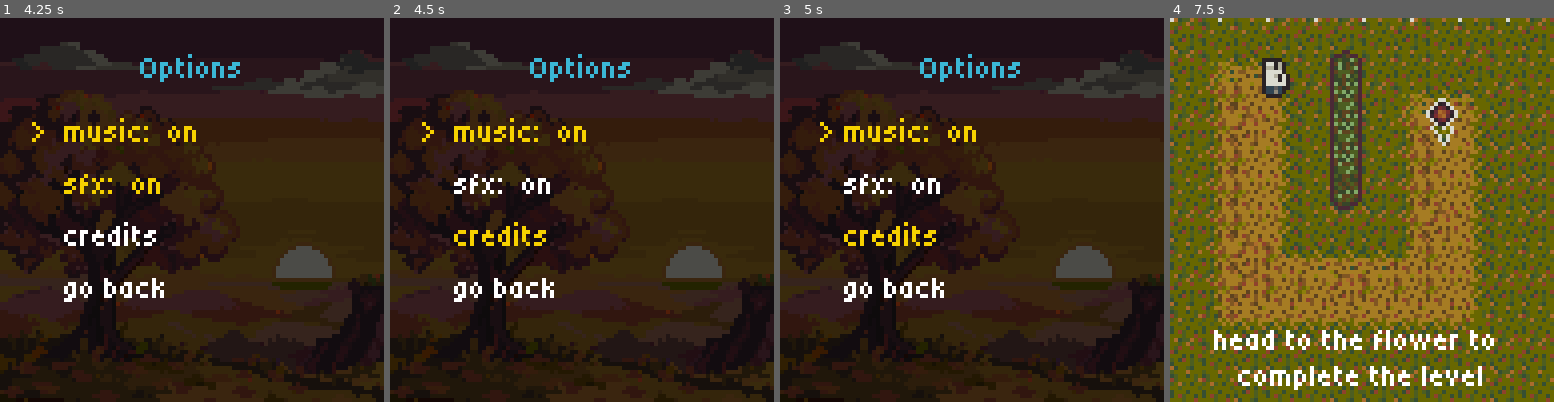
Above: before the commit, frames 1-4 (left to right).
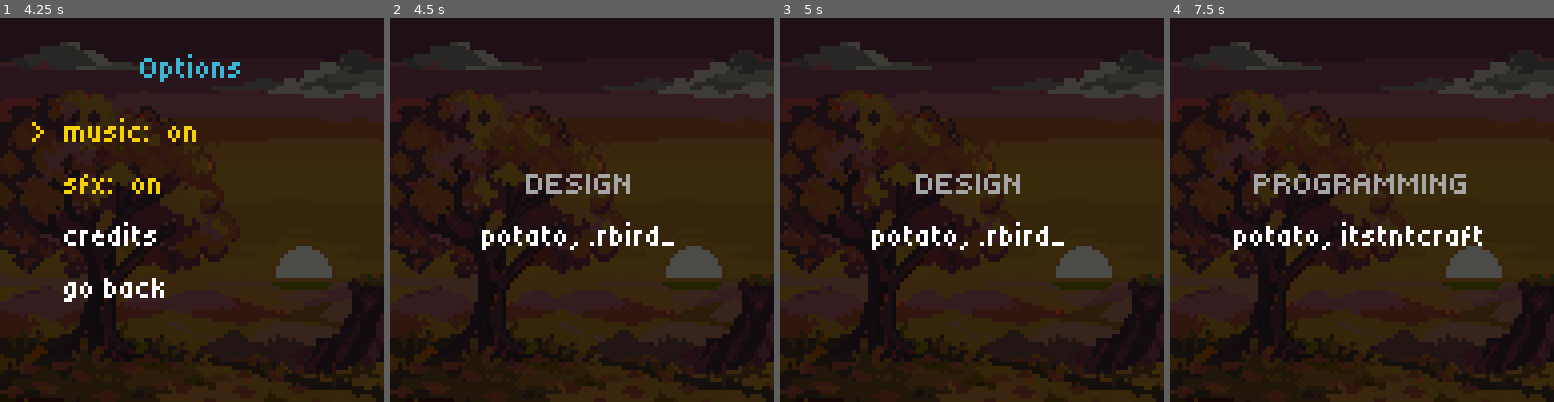
Above: after the commit, the same moments.

Repository: Someone68/cozyfall
Game: Godot game, scene res://scenes/main_menu.tscn
Same seed, same stepped clock (60 frames per second), same inputs: the game is played once before the commit and once after it.
Inputs (mouse positions are in pixels of both pictures, inside the frame that each line leads up to):
- Up to frame 1 (4.25 s): click "options" at 0.5 s; click "> music: on" at 1.25 s; click "> music: off" at 2 s; click "sfx: on" at 2.75 s; click "sfx: off" at 3.5 s
- Up to frame 2 (4.5 s): click "credits" at 4.25 s
- Up to frame 3 (5 s): no input
- Up to frame 4 (7.5 s): click (1331, 133) at 5 s, where only the run before the commit has a clickable "> music: on"; click (1362, 286) at 5.75 s, where only the run before the commit has a clickable "go back"; click (1300, 233) at 6.5 s, where only the run before the commit has a clickable "> new game"; tap Enter (ui_accept) at 7.25 s; hold Right (ui_right) from 7.28 s (still down); hold Enter (ui_accept) from 7.28 s (still down)

Frame 1 is identical in both runs. In frame 2, 3.9% of the frame differs, in the area x 8-74%, y 9-74%; in frame 3, 3.9%; in frame 4, 99%, in the area x 0-100%, y 0-100%.

Commit message:
credits screen and fixes

Diff:
--- /dev/null
+++ b/default_bus_layout.tres
@@ -0,0 +1,9 @@
+[gd_resource type="AudioBusLayout" format=3]
+
+[resource]
+bus/1/name = &"SFX"
+bus/1/solo = false
+bus/1/mute = false
+bus/1/bypass_fx = false
+bus/1/volume_db = 0.0
+bus/1/send = &"Master"
--- a/scenes/bonfire.tscn
+++ b/scenes/bonfire.tscn
@@ -59,7 +59,9 @@
 centered = false
 
 [node name="Fire1" type="AudioStreamPlayer" parent="." unique_id=820102374]
+bus = &"SFX"
 stream = ExtResource("3_jmhiw")
 
 [node name="Fire2" type="AudioStreamPlayer" parent="." unique_id=1712980966]
+bus = &"SFX"
 stream = ExtResource("4_8aldm")
--- a/scenes/button.tscn
+++ b/scenes/button.tscn
@@ -110,4 +110,5 @@
 animation = &"on"
 
 [node name="Press" type="AudioStreamPlayer" parent="." unique_id=412214108]
+bus = &"SFX"
 stream = ExtResource("3_3q610")
--- a/scenes/carrot_eaten.tscn
+++ b/scenes/carrot_eaten.tscn
@@ -37,3 +37,9 @@
 
 [node name="Beep" type="AudioStreamPlayer" parent="." unique_id=639546955]
 stream = ExtResource("3_lvnbr")
+
+[node name="Timer" type="Timer" parent="." unique_id=1738176611]
+wait_time = 3.0
+autostart = true
+
+[connection signal="timeout" from="Timer" to="." method="_on_timer_timeout"]
--- /dev/null
+++ b/scenes/credits_screen.tscn
@@ -0,0 +1,82 @@
+[gd_scene format=3 uid="uid://cl0s04svxufwq"]
+
+[ext_resource type="Texture2D" uid="uid://b02rbyhyc1gvu" path="res://sprites/rabbit-carrot-cover-art-no-title.png" id="1_8n838"]
+[ext_resource type="Theme" uid="uid://cdv0csb0dp43j" path="res://themes/menu_theme.tres" id="1_wiy8m"]
+[ext_resource type="Script" uid="uid://bcih2bpdibl4v" path="res://scripts/credits_screen.gd" id="2_m2eu1"]
+[ext_resource type="PackedScene" uid="uid://b3ywq4cn53b52" path="res://scenes/select_menu.tscn" id="4_1amdp"]
+[ext_resource type="AudioStream" uid="uid://bcy0hpw0ijcny" path="res://sounds/credits_faded.mp3" id="5_wdjou"]
+
+[node name="CreditsScreen" type="Control" unique_id=1593856631]
+process_mode = 3
+z_index = 10
+layout_mode = 3
+anchors_preset = 0
+offset_right = 96.0
+offset_bottom = 96.0
+theme = ExtResource("1_wiy8m")
+script = ExtResource("2_m2eu1")
+
+[node name="TextureRect" type="TextureRect" parent="." unique_id=1882587202]
+layout_mode = 0
+offset_right = 96.0
+offset_bottom = 96.0
+texture = ExtResource("1_8n838")
+
+[node name="ColorRect" type="ColorRect" parent="." unique_id=1285934538]
+layout_mode = 0
+offset_right = 96.0
+offset_bottom = 96.0
+color = Color(0, 0, 0, 0.65882355)
+
+[node name="MarginContainer" type="MarginContainer" parent="." unique_id=896100655]
+layout_mode = 1
+anchors_preset = 8
+anchor_left = 0.5
+anchor_top = 0.5
+anchor_right = 0.5
+anchor_bottom = 0.5
+offset_left = -32.0
+offset_top = -32.0
+offset_right = 32.0
+offset_bottom = 32.0
+grow_horizontal = 2
+grow_vertical = 2
+
+[node name="VBoxContainer" type="VBoxContainer" parent="MarginContainer" unique_id=858344627]
+layout_mode = 2
+alignment = 1
+
+[node name="Label" type="Label" parent="MarginContainer/VBoxContainer" unique_id=290066854]
+layout_mode = 2
+theme_override_colors/font_color = Color(0.65012825, 0.6501283, 0.65012825, 1)
+text = "TITLE"
+horizontal_alignment = 1
+
+[node name="Label2" type="Label" parent="MarginContainer/VBoxContainer" unique_id=11061298]
+layout_mode = 2
+text = "names"
+horizontal_alignment = 1
+
+[node name="NameTimer" type="Timer" parent="." unique_id=998889841]
+wait_time = 2.0
+autostart = true
+
+[node name="SelectMenu" parent="." unique_id=647501129 instance=ExtResource("4_1amdp")]
+visible = false
+layout_mode = 1
+anchors_preset = 7
+anchor_left = 0.5
+anchor_top = 1.0
+anchor_right = 0.5
+grow_vertical = 0
+
+[node name="Label" type="Label" parent="SelectMenu" unique_id=583773190]
+layout_mode = 2
+theme_override_colors/font_color = Color(0.6542321, 0.6542321, 0.654232, 1)
+text = "z or enter to exit"
+
+[node name="CreditsMusic" type="AudioStreamPlayer" parent="." unique_id=1453760796]
+stream = ExtResource("5_wdjou")
+
+[connection signal="timeout" from="NameTimer" to="." method="_on_name_timer_timeout"]
+[connection signal="item_selected" from="SelectMenu" to="." method="_on_select_menu_item_selected"]
--- a/scenes/levels/end.tscn
+++ b/scenes/levels/end.tscn
@@ -17,5 +17,11 @@
 position = Vector2(48, 80)
 starting_direction = "north"
 
+[node name="WinSound" parent="." index="7" unique_id=1514011327]
+bus = &"Master"
+
 [node name="Carrot" parent="." index="8" unique_id=1793681335 instance=ExtResource("2_fb5ls")]
 position = Vector2(48, 24)
+
+[node name="EatCarrot" parent="." index="9" unique_id=2062713001]
+bus = &"Master"
--- a/scenes/levels/level.tscn
+++ b/scenes/levels/level.tscn
@@ -160,10 +160,12 @@
 offset_bottom = 96.0
 
 [node name="WinSound" type="AudioStreamPlayer" parent="." unique_id=1514011327]
+bus = &"SFX"
 process_mode = 3
 stream = ExtResource("11_7pb6i")
 
 [node name="EatCarrot" type="AudioStreamPlayer" parent="." unique_id=2062713001]
+bus = &"SFX"
 process_mode = 3
 stream = ExtResource("13_qogh7")
 
--- a/scenes/player.tscn
+++ b/scenes/player.tscn
@@ -1067,21 +1067,27 @@
 one_shot = true
 
 [node name="DeathFreeze" type="AudioStreamPlayer" parent="." unique_id=160694435]
+bus = &"SFX"
 stream = ExtResource("3_tuyoq")
 
 [node name="DeathSpike" type="AudioStreamPlayer" parent="." unique_id=946911354]
+bus = &"SFX"
 stream = ExtResource("4_fjrip")
 
 [node name="EatCarrot" type="AudioStreamPlayer" parent="." unique_id=1242558766]
+bus = &"SFX"
 stream = ExtResource("5_smehm")
 
 [node name="Jump" type="AudioStreamPlayer" parent="." unique_id=38972655]
+bus = &"SFX"
 stream = SubResource("AudioStreamRandomizer_dqkch")
 
 [node name="TunnelIn" type="AudioStreamPlayer" parent="." unique_id=2096645314]
+bus = &"SFX"
 stream = ExtResource("7_fjrip")
 
 [node name="TunnelOut" type="AudioStreamPlayer" parent="." unique_id=1741338834]
+bus = &"SFX"
 stream = ExtResource("8_smehm")
 
 [connection signal="timeout" from="MovementCooldown" to="." method="_on_movement_cooldown_timeout"]
--- a/scenes/trapped_floor.tscn
+++ b/scenes/trapped_floor.tscn
@@ -40,4 +40,5 @@
 centered = false
 
 [node name="Activate" type="AudioStreamPlayer" parent="." unique_id=930885341]
+bus = &"SFX"
 stream = ExtResource("3_5i53w")
--- a/scenes/ui_beep.tscn
+++ b/scenes/ui_beep.tscn
@@ -3,4 +3,5 @@
 [ext_resource type="AudioStream" uid="uid://dt5npwecq045s" path="res://sounds/menu_select.wav" id="1_5bouc"]
 
 [node name="UIBeep" type="AudioStreamPlayer" unique_id=1207721332]
+bus = &"SFX"
 stream = ExtResource("1_5bouc")
--- a/scripts/carrot_eaten.gd
+++ b/scripts/carrot_eaten.gd
@@ -4,13 +4,15 @@
 var i = 0
 
 func _ready() -> void:
+	$Timer.start()
 	$Label.text = dialogues[0]
 
-func _process(delta: float) -> void:
-	if (Input.is_action_just_pressed("ui_accept")):
-		i += 1
-		if (i >= len(dialogues)):
-			Gamemgr.back_to_menu()
-			return
-		$Beep.play()
-		$Label.text = dialogues[i]
+
+func _on_timer_timeout() -> void:
+	i += 1
+	if (i >= len(dialogues)):
+		get_tree().paused = false
+		Gamemgr.go_to_credits()
+		return
+	$Beep.play()
+	$Label.text = dialogues[i]
--- /dev/null
+++ b/scripts/credits_screen.gd
@@ -0,0 +1,23 @@
+extends Control
+
+const titles := ["DESIGN", "PROGRAMMING", "UI/LEVEL DESIGN", "ART", "MUSIC & SFX", "THANK YOU"]
+const names := ["potato, .rbird_", "potato, itstntcraft", "itstntcraft", ".rbird_, bacon", "bacon", "for playing <3"]
+var i = 0
+
+func _ready() -> void:
+	$CreditsMusic.play()
+	$NameTimer.start()
+	$MarginContainer/VBoxContainer/Label.text = titles[i]
+	$MarginContainer/VBoxContainer/Label2.text = names[i]
+
+func _on_name_timer_timeout() -> void:
+	print("timeout")
+	i += 1
+	if (i > len(titles)-1):
+		$SelectMenu.visible = true
+		return
+	$MarginContainer/VBoxContainer/Label.text = titles[i]
+	$MarginContainer/VBoxContainer/Label2.text = names[i]
+
+func _on_select_menu_item_selected(index: int, item: Control) -> void:
+	Gamemgr.back_to_menu()
--- a/scripts/gamemgr.gd
+++ b/scripts/gamemgr.gd
@@ -8,12 +8,13 @@
 	"res://scenes/levels/level5.tscn",
 	"res://scenes/levels/level6.tscn",
 	"res://scenes/levels/level7.tscn",
-	"res://scenes/levels/level8.tscn"
+	"res://scenes/levels/level8.tscn",
+	"res://scenes/levels/end.tscn",
 ]
 
 func load_current_level():
 	Settings.level = clampi(Settings.level, 1, len(levels))
-	get_tree().change_scene_to_file(levels[Settings.level-1])
+	change_scene(levels[Settings.level-1])
 
 func next_level() -> bool:
 	Settings.level += 1
@@ -23,11 +24,18 @@
 		return true
 	else: return false
 
+func go_to_credits():
+	change_scene("res://scenes/credits_screen.tscn")
+
 func get_amount_levels() -> int:
 	return len(levels)
 
 func back_to_menu():
-	get_tree().change_scene_to_file("res://scenes/main_menu.tscn")
+	change_scene("res://scenes/main_menu.tscn")
 
 func to_options():
-	get_tree().change_scene_to_file("res://scenes/options_menu.tscn")
+	change_scene("res://scenes/options_menu.tscn")
+
+func change_scene(path: String) -> void:
+	get_tree().paused = false
+	get_tree().change_scene_to_file(path)
--- a/scripts/music.gd
+++ b/scripts/music.gd
@@ -1,6 +1,8 @@
 extends AudioStreamPlayer
 
 const MENU_SCENE := "res://scenes/main_menu.tscn"
+const CREDITS_SCREEN := "res://scenes/credits_screen.tscn"
+const OPTIONS_MENU := "res://scenes/options_menu.tscn"
 
 var started := false
 
@@ -11,7 +13,7 @@
 func _process(_delta: float) -> void:
 	var scene := get_tree().current_scene
 	if scene == null: return
-	if get_tree().paused or scene.scene_file_path == MENU_SCENE:
+	if get_tree().paused or scene.scene_file_path == MENU_SCENE or scene.scene_file_path == CREDITS_SCREEN or scene.scene_file_path == OPTIONS_MENU or not Settings.music:
 		stream_paused = true
 		return
 	if not started:
--- a/scripts/options_menu.gd
+++ b/scripts/options_menu.gd
@@ -13,18 +13,25 @@
 		"GoBack":
 			_on_go_back_pressed()
 
+func _ready() -> void:
+	$VBoxContainer/SelectMenu/Music.text = "music:  on" if Settings.music else "music:  off"
+	$VBoxContainer/SelectMenu/Sfx.text = "sfx:  on" if Settings.sfx else "sfx:  off"
+	$VBoxContainer/SelectMenu.refresh()
+
 func _on_music_pressed() -> void:
 	Settings.music = not Settings.music
+	Settings.save()
 	$VBoxContainer/SelectMenu/Music.text = "music:  on" if Settings.music else "music:  off"
 	$VBoxContainer/SelectMenu.refresh()
 
 func _on_sfx_pressed() -> void:
 	Settings.sfx = not Settings.sfx
+	Settings.save()
 	$VBoxContainer/SelectMenu/Sfx.text = "sfx:  on" if Settings.sfx else "sfx:  off"
 	$VBoxContainer/SelectMenu.refresh()
 
 func _on_credits_pressed() -> void:
-	pass # Replace with function body.
+	Gamemgr.go_to_credits()
 
 func _on_go_back_pressed() -> void:
 	if is_child:
--- a/scripts/settings.gd
+++ b/scripts/settings.gd
@@ -2,16 +2,26 @@
 
 const PATH := "user://settings.cfg"
 
+const SFX_BUS := "SFX"
+
 var level := 1
 var music := true
-var sfx := true
+var sfx := true:
+	set(value):
+		sfx = value
+		_apply_sfx()
 
 func _ready() -> void:
 	var cfg := ConfigFile.new()
 	if cfg.load(PATH) == OK:
 		level = int(cfg.get_value("progress", "level", level))
 		music = bool(cfg.get_value("settings", "music", music))
-		sfx = bool(cfg.get_value("settings", "sfx", music))
+		sfx = bool(cfg.get_value("settings", "sfx", sfx))
+
+func _apply_sfx() -> void:
+	var idx := AudioServer.get_bus_index(SFX_BUS)
+	if idx != -1:
+		AudioServer.set_bus_mute(idx, not sfx)
 
 func save() -> void:
 	var cfg := ConfigFile.new()
Not shown, added: scripts/credits_screen.gd.uid
